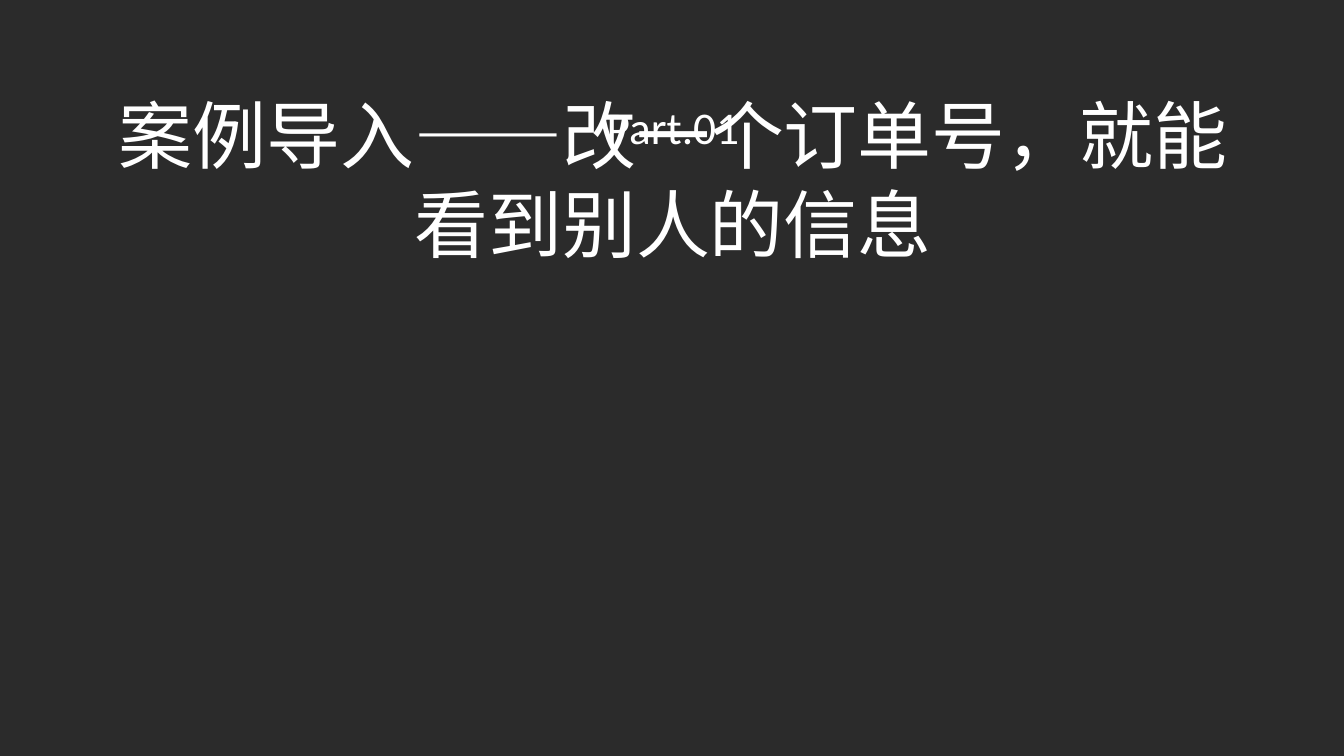
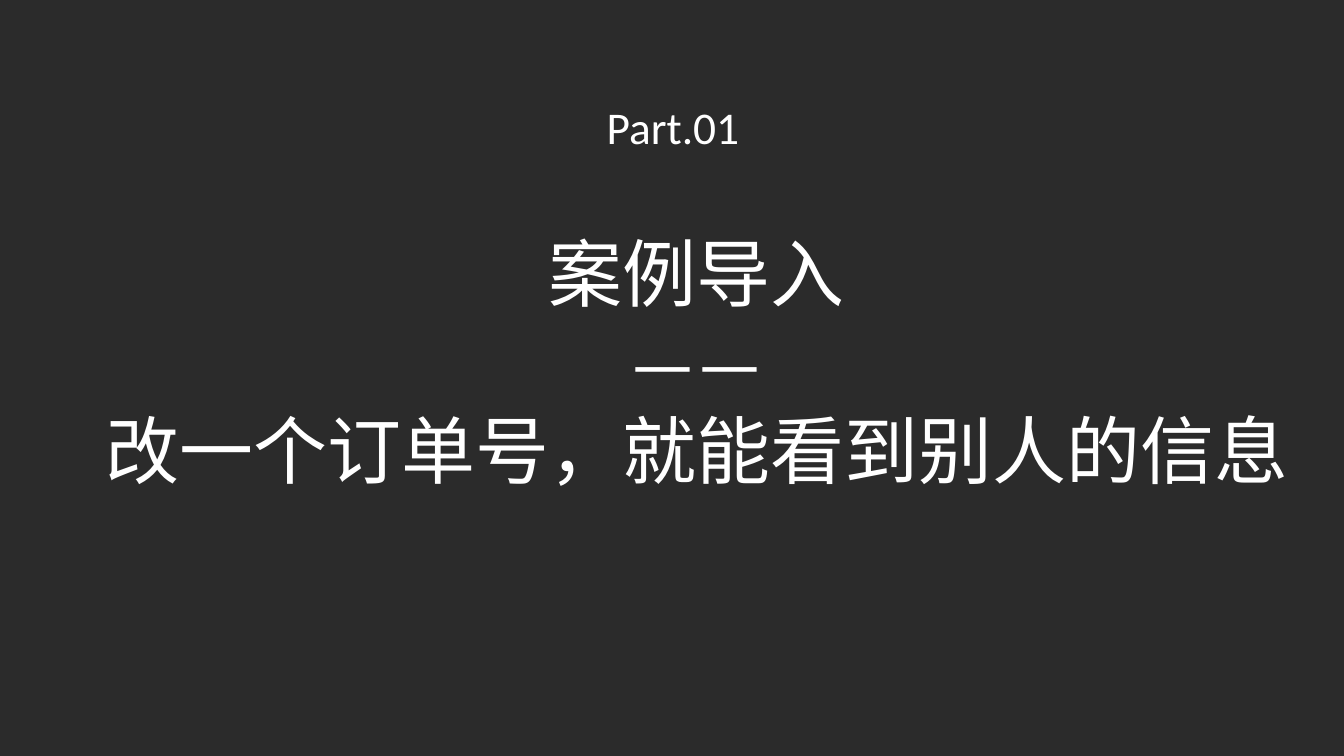
Before and after one commit to yiyimu-ruiruimu/security-assessment-platform, a slide deck: slide 3 of PPT/4.4 应用系统安全功能验证（学生版）.pptx. Drawn at 1344x756 pixels with LibreOffice and Linux fonts; fonts in the diff are those of the drawing; background and template pictures are left out; a plain dark background stands for a picture behind light text. Boxes give left, top, right and bottom in pixels: in the first picture for what was removed or moved away, otherwise in the second. Text is boxed around its words. In the diff, an @@ line names an element or a change of style, - is before the commit and + after.

```diff
--- a/PPT/4.4 应用系统安全功能验证（学生版）.pptx
+++ b/PPT/4.4 应用系统安全功能验证（学生版）.pptx
@@ text at [105, 238, 1288, 486]: text changed @@
-案例导入——改一个订单号，就能看到别人的信息
+案例导入
+——
+改一个订单号，就能看到别人的信息
```
Also in this commit, not shown: 9 other slides changed, 5 slides removed, 17 other files.
